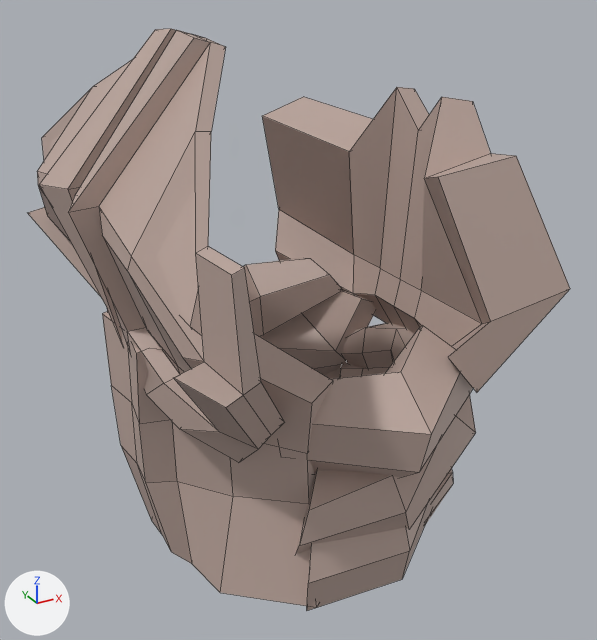
An edit to the FBX model KazgarsRevenge/KazgarsRevenge/KazgarsRevengeContent/Models/Armor/armor_chest_rino.fbx, drawn before and after from the same camera.
Camera for both pictures: a 50 mm camera at (-0.01143, -0.02001, 0.03694) aimed at (-0.00064, -0.00039, 0.02714). The axes (+X, +Y, +Z) are drawn at lower left. The lights are the same throughout. Mesh edges are drawn as thin lines. Where no turn or scale is listed for an object, it has been applied to the vertices.

Before the edit, the objects in view are built like this:
```python
me_armor_chest_rino = bpy.data.meshes.new('armor_chest_rino')
me_armor_chest_rino.from_pydata(...)  # 448 vertices, 424 faces; spans x -0.0072..0.0056, y -0.007..0.007, z -0.0177..-0.0025
me_armor_chest_rino.materials.append(mat_armor1__skeleton)  # picture img_skeleton_png
ob_armor_chest_rino = bpy.data.objects.new('armor_chest_rino', me_armor_chest_rino)
ob_armor_chest_rino.location = (0.0, 0.0, 0.03786)
```
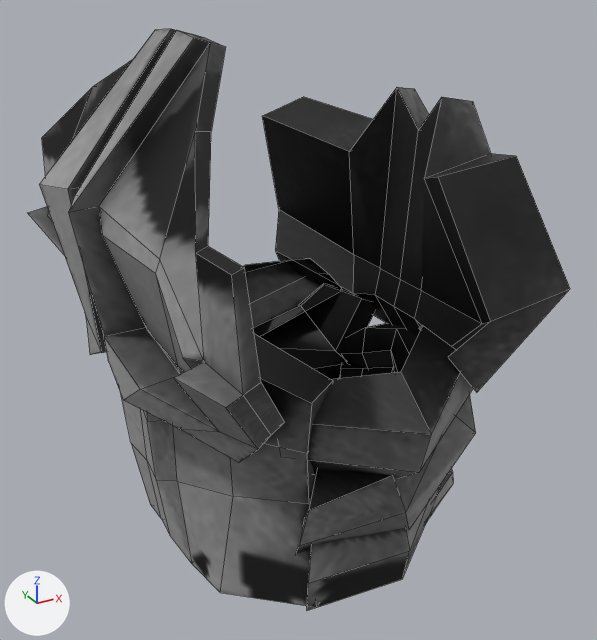
The change in detail:
Picture 'armor_rino.png' (img_armor_rino_png) is new.
Material 'armor1__armor_rino' (mat_armor1__armor_rino) is new.
Its texture is img_armor_rino_png (with its transparency).
me_armor_chest_rino is used by ob_armor_chest_rino; location (0.0, 0.0, 0.03786).
me_armor_chest_rino had 448 vertices, 424 faces and spanned x -0.0072..0.0056, y -0.007..0.007, z -0.0177..-0.0025.
me_armor_chest_rino now has 416 vertices, 364 faces and spans x -0.0072..0.0056, y -0.007..0.007, z -0.0177..-0.0025.
Part 1, on me_armor_chest_rino:
32 vertices are removed from x -0.0066..0.0, y -0.0059..0.0059, z -0.0144..-0.0062.
60 faces are deleted.
8 vertices in x -0.0059..-0.0056, y -0.0024..0.0024, z -0.0113..-0.0097 move by (-0.0006, 0.0, 0.0).
6 vertices in x -0.0059..-0.0057, y -0.0015..0.0015, z -0.0123..-0.0101 move by (0.0002, 0.0, 0.0).
3 vertices in x -0.0059..-0.0057, y -0.0011..0.0011, z -0.0143 move by (0.0003, 0.0, 0.0).
3 vertices in x -0.0052, y -0.0009..0.0009, z -0.0171 move by (0.0, 0.0, 0.0006).
9 vertices move from x -0.0067..0.0015, y -0.0042..0.0042, z -0.0123..-0.0066 to x -0.0061..0.0018, y -0.0042..0.0042, z -0.0123..-0.0067.
me_armor_chest_rino part 2: 364 faces spanning x -0.0072..0.0056, y -0.007..0.007, z -0.0177..-0.0025 switch from mat_armor1__skeleton (picture img_skeleton_png) to mat_armor1__armor_rino (picture img_armor_rino_png).

Changed parts and their boxes (x1, y1, x2, y2) in the pictures (597 x 640 px):
part 1 of me_armor_chest_rino, cut back
    before: (37, 43, 437, 564)
    after: (40, 43, 437, 563)
part 2 of me_armor_chest_rino, recoloured
    both: (28, 29, 570, 611)
